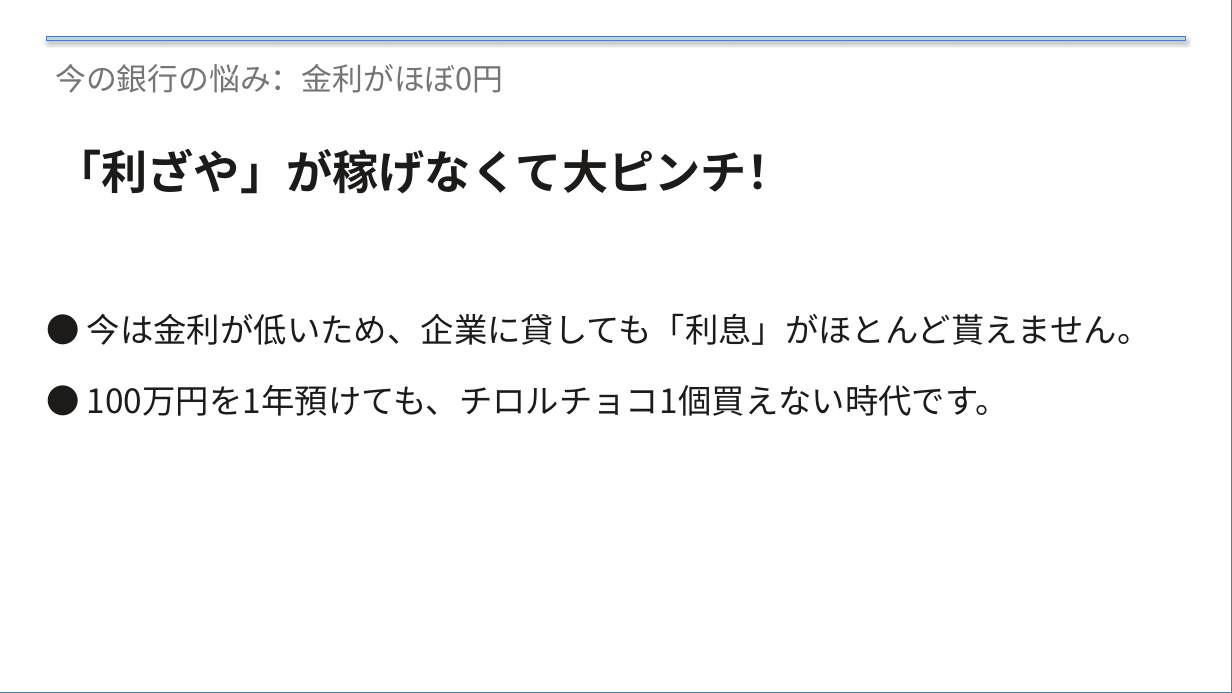
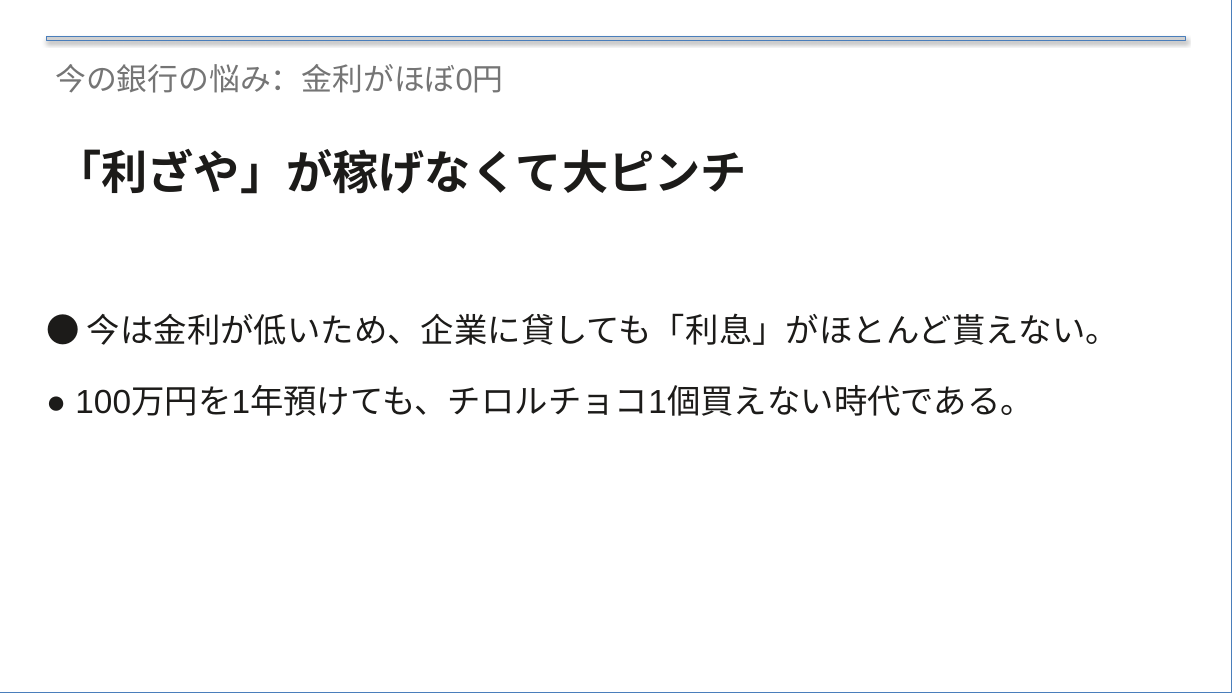
Before and after one commit to xilicrysta/bank-pptx, a slide deck: slide 22 of bank-normal/bank_normal_presentation.pptx (slide 17 before the commit). Drawn at 1232x693 pixels with LibreOffice and Linux fonts; fonts in the diff are those of the drawing. Boxes give left, top, right and bottom in pixels: in the first picture for what was removed or moved away, otherwise in the second. Text is boxed around its words. In the diff, an @@ line names an element or a change of style, - is before the commit and + after.

Commit message:
壁打ちによる内容の大幅修正
chapterのデザイン追加
前半に全体感を凝縮し、後半にかけて新規追加項目

```diff
--- a/bank-normal/bank_normal_presentation.pptx
+++ b/bank-normal/bank_normal_presentation.pptx
@@ text "今の銀行の悩み：金利がほぼ0円" at bbox=[55, 64, 503, 93]: font Noto Sans CJK JP to Arial @@
@@ text at bbox=[55, 149, 747, 194]: text changed; font Noto Sans CJK JP to Arial @@
-「利ざや」が稼げなくて大ピンチ！
+「利ざや」が稼げなくて大ピンチ
@@ text at bbox=[75, 313, 1119, 416]: text changed; font Noto Sans CJK JP to Arial @@
-● 今は金利が低いため、企業に貸しても「利息」がほとんど貰えません。
-● 100万円を1年預けても、チロルチョコ1個買えない時代です。
+● 今は金利が低いため、企業に貸しても「利息」がほとんど貰えない。
+● 100万円を1年預けても、チロルチョコ1個買えない時代である。
```
Also in this commit, not shown: 21 other slides changed, 8 slides added, 6 slides removed, 4 other files.
